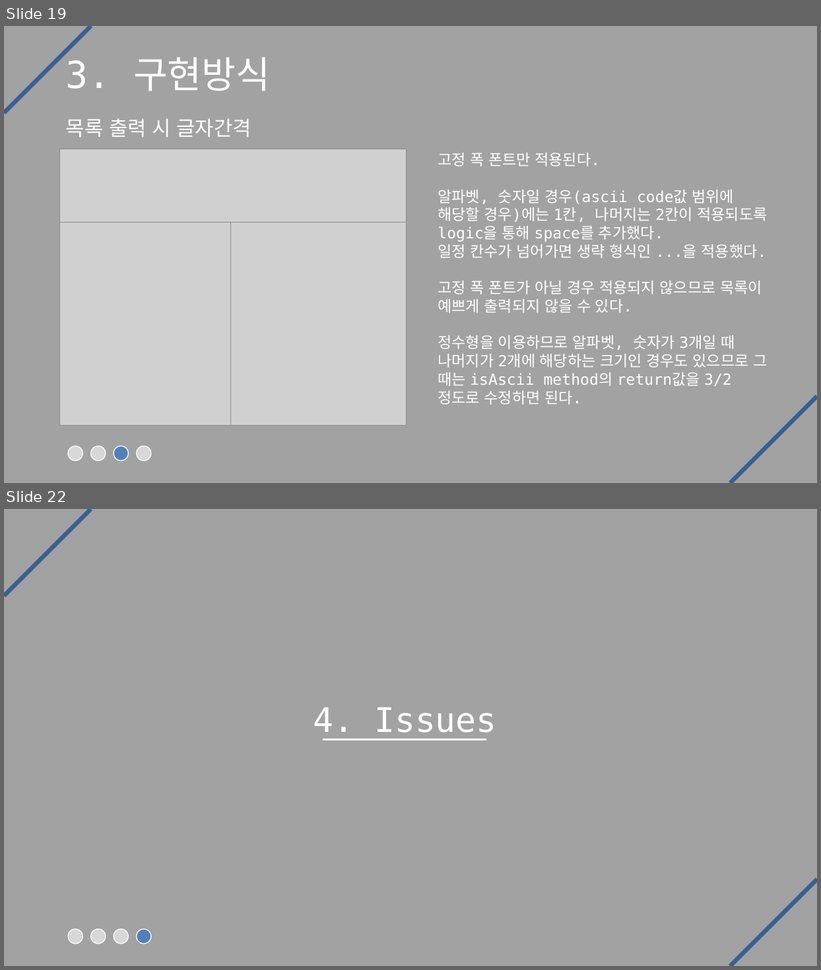
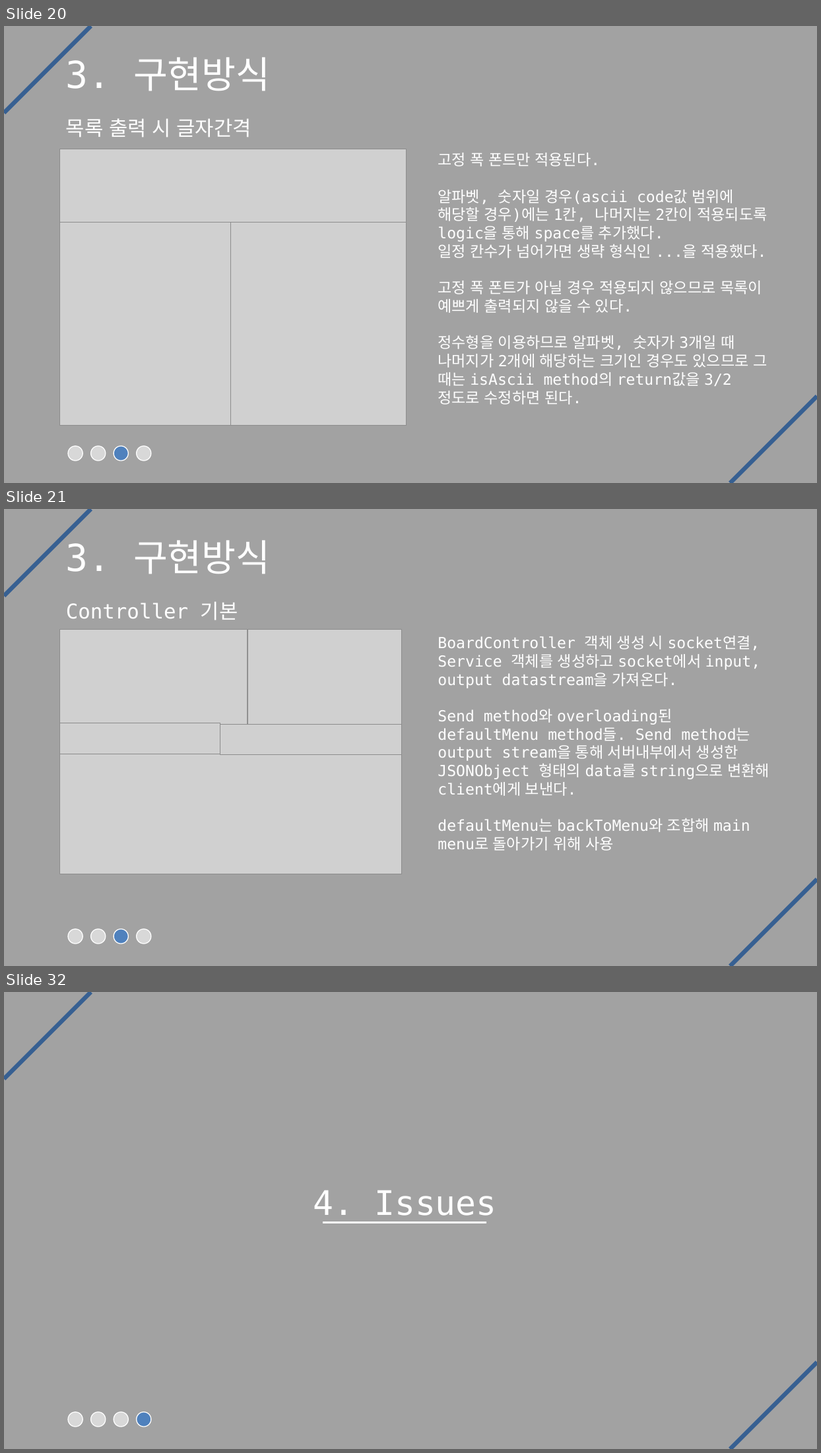
Before and after one commit to geoni4/summary, a slide deck: 프로젝트 발표자료 모음/자바 발표 자료/JAVA 네트워크 게시판 프로젝트.pptx. Shown one above the other, each under a label of ours: slides 19 and 22 before the commit, slides 20, 21 and 32 after it; the slides between them are not shown. The pictures are 821x970 and 821x1453 pixels, drawn with LibreOffice and Linux fonts; fonts in the diff are those of the drawing; grey boxes stand for pictures. Boxes give left, top, right and bottom in pixels: in the first picture for what was removed or moved away, otherwise in the second. Text is boxed around its words. In the diff, an @@ line names an element or a change of style, - is before the commit and + after.

```diff
--- a/프로젝트 발표자료 모음/자바 발표 자료/JAVA 네트워크 게시판 프로젝트.pptx
+++ b/프로젝트 발표자료 모음/자바 발표 자료/JAVA 네트워크 게시판 프로젝트.pptx
@@ slide 21 added at (x1=4, y1=509, x2=817, y2=966), background #A2A2A2 @@
@@ line added from (4, 595) to (90, 509), #376092 5 pt @@
@@ title added at (x1=66, y1=540, x2=271, y2=574), 44 pt, text #FFFFFF @@
+3. 구현방식
@@ text added at (x1=66, y1=601, x2=238, y2=620), 24 pt, text #FFFFFF @@
+Controller 기본
@@ picture added at (x1=60, y1=630, x2=248, y2=725) @@
@@ picture added at (x1=248, y1=630, x2=401, y2=725) @@
@@ text added at (x1=438, y1=636, x2=770, y2=851), 18 pt, text #FFFFFF @@
+BoardController 객체 생성 시 socket연결, Service 객체를 생성하고 socket에서 input, output datastream을 가져온다.
+Send method와 overloading된 defaultMenu method들. Send method는 output stream을 통해 서버내부에서 생성한 JSONObject 형태의 data를 string으로 변환해 client에게 보낸다.
+defaultMenu는 backToMenu와 조합해 main menu로 돌아가기 위해 사용
@@ picture added at (x1=60, y1=723, x2=220, y2=755) @@
@@ picture added at (x1=220, y1=724, x2=402, y2=755) @@
@@ picture added at (x1=60, y1=755, x2=402, y2=875) @@
@@ line added from (731, 966) to (817, 880), #376092 5 pt @@
@@ ellipse added at (x1=68, y1=929, x2=83, y2=944), fill #D8D8D8, outline #FFFFFF 1 pt @@
@@ ellipse added at (x1=90, y1=929, x2=105, y2=944), fill #D8D8D8, outline #FFFFFF 1 pt @@
@@ ellipse added at (x1=114, y1=929, x2=129, y2=944), fill #4F81BD, outline #FFFFFF 1 pt @@
@@ ellipse added at (x1=137, y1=929, x2=151, y2=944), fill #D8D8D8, outline #FFFFFF 1 pt @@
@@ what was slide 19 is now slide 20 @@
@@ what was slide 22 is now slide 32 @@
```
Also in this commit, not shown: 3 slides changed, 9 other slides added, 11 other files.
